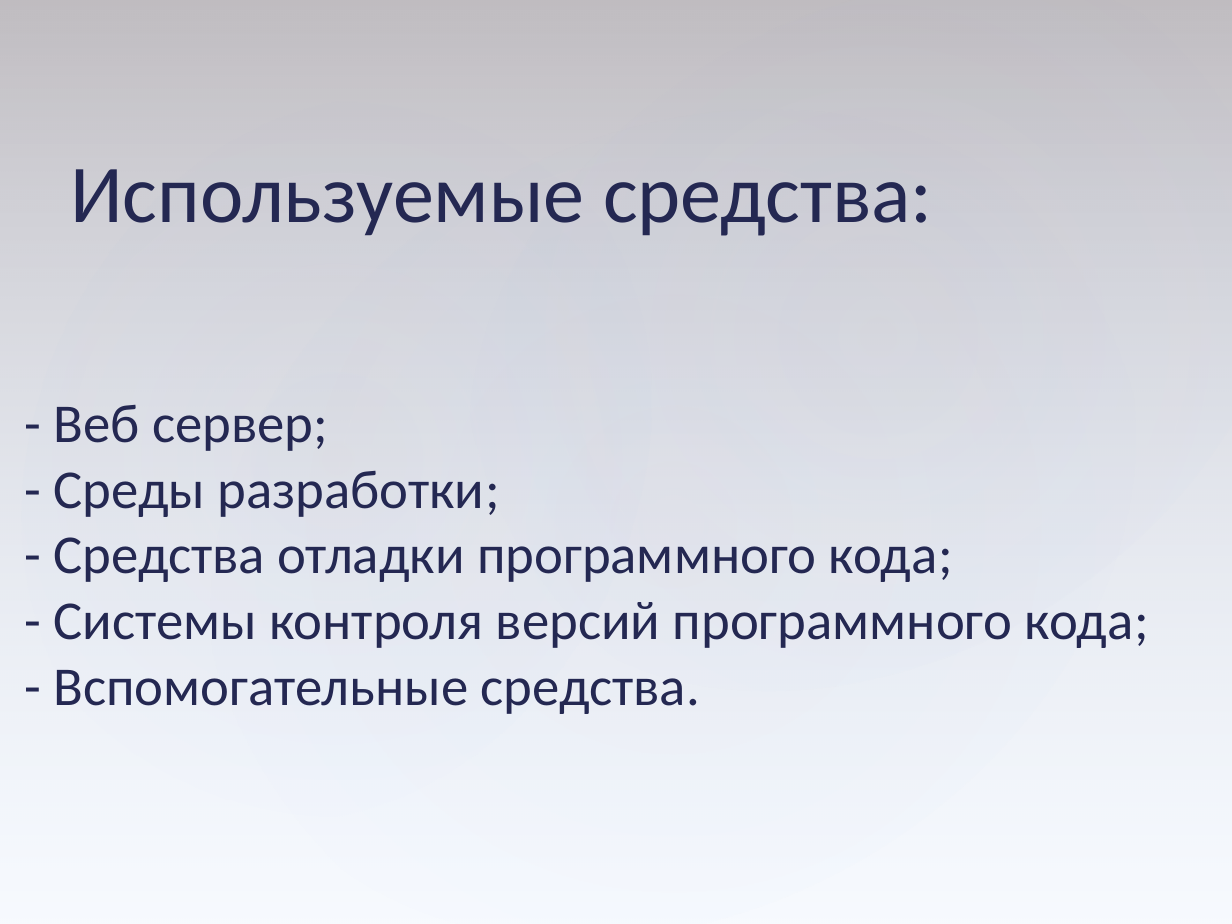
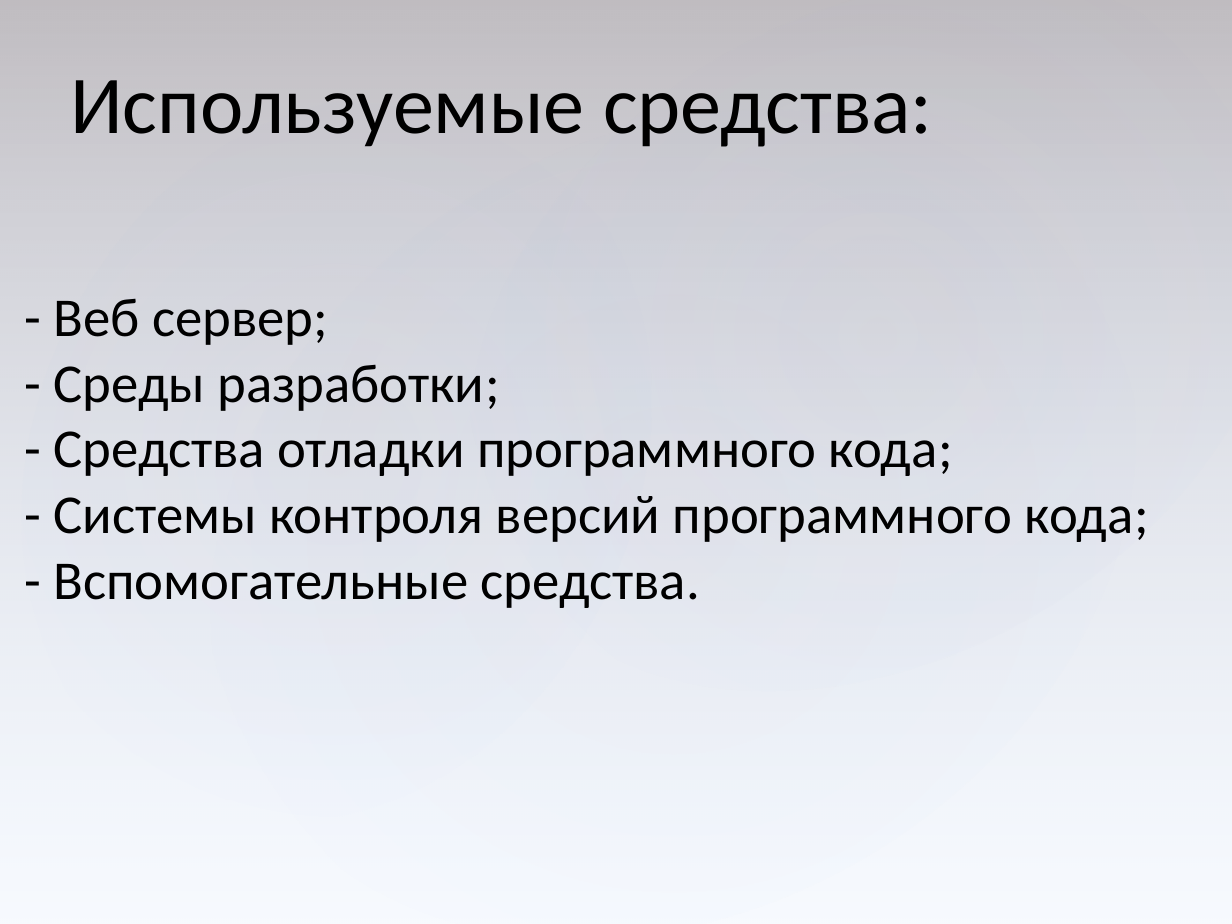
Before and after one commit to serpikovs/in40, a slide deck: slide 8 of !docs/common.pptx (slide 11 before the commit). Drawn at 1232x924 pixels with LibreOffice and Linux fonts; fonts in the diff are those of the drawing. Boxes give left, top, right and bottom in pixels: in the first picture for what was removed or moved away, otherwise in the second. Text is boxed around its words. In the diff, an @@ line names an element or a change of style, - is before the commit and + after.

```diff
--- a/!docs/common.pptx
+++ b/!docs/common.pptx
@@ text "Используемые средства:": place and size @@
-text "Используемые средства:" at <box>70,169,933,236</box>
+text "Используемые средства:" at <box>70,80,933,147</box>
@@ text "Используемые средства:" at <box>70,80,933,147</box>: text colour #242852 to #000000 @@
@@ text "- Веб сервер;" at <box>54,298,1150,608</box>: text colour #242852 to #000000 @@
@@ text "- Веб сервер;": place and size @@
-text "- Веб сервер;" at <box>54,405,1150,714</box>
+text "- Веб сервер;" at <box>54,298,1150,608</box>
```
Also in this commit, not shown: 27 other slides changed, 7 slides removed.
